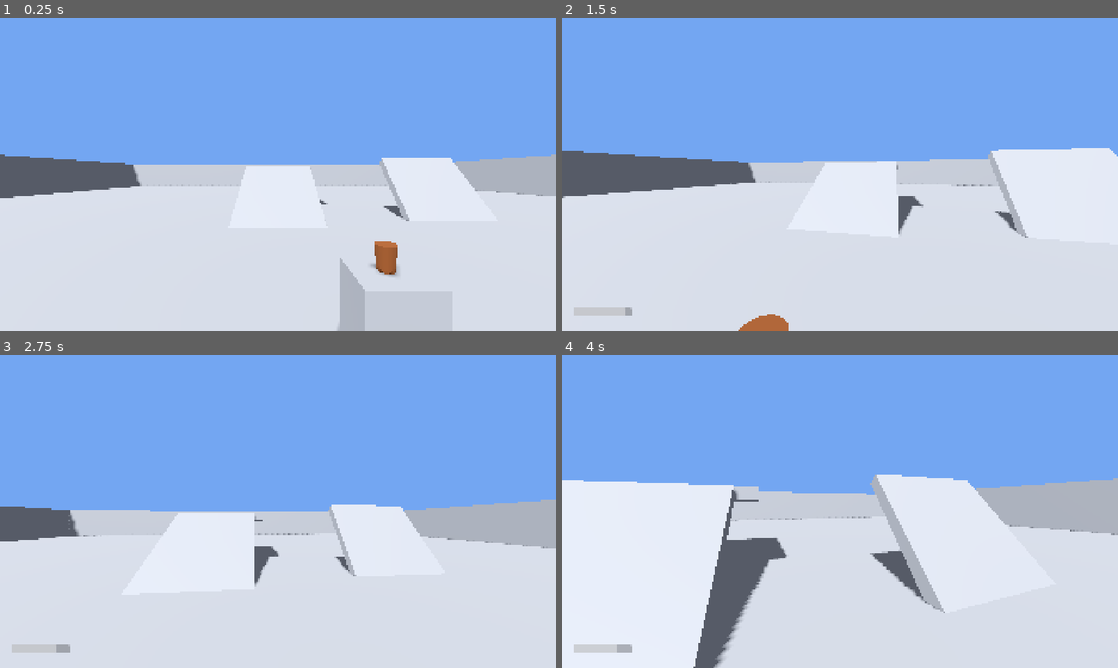
Above: before the commit, frames 1-4 (two rows, left to right).
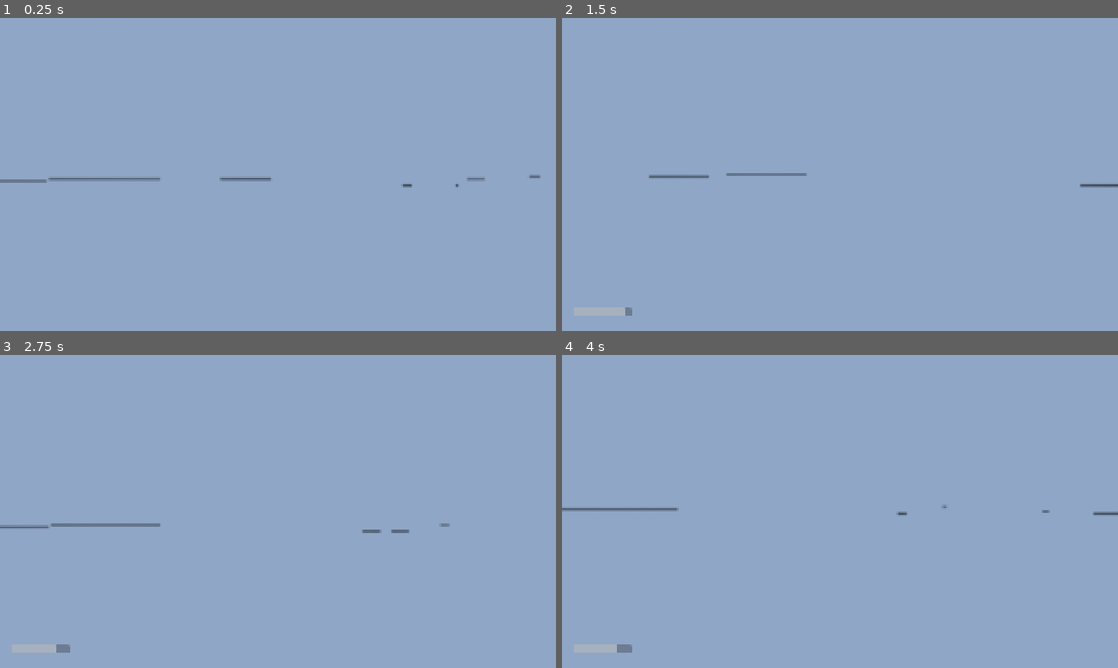
Above: after the commit, the same moments.

Repository: joseamaya/memorias-del-peru
Game: Godot game, scene res://campaigns/01_pachacutec/scenes/world/mundo_base.tscn
Same seed, same stepped clock (60 frames per second), same inputs: the game is played once before the commit and once after it. Before the commit the project starts from res://tests/scenes/player_sandbox.tscn.
Inputs (mouse positions are in pixels of both pictures, inside the frame that each line leads up to):
- Up to frame 1 (0.25 s): no input
- Up to frame 2 (1.5 s): tap Enter at 0.5 s; move the mouse to (867, 174) at 0.52 s; hold Shift (run) 0.53-1.28 s; hold W (move_forward) from 0.53 s (still down); tap Space (jump) at 0.77 s; move the mouse to (812, 174) at 1.27 s; tap E (interact) at 1.35 s
- Up to frame 3 (2.75 s): keep holding W (move_forward); tap Space (jump) at 1.52 s; tap Shift (run) at 1.55 s; move the mouse to (289, 505) at 2.02 s; hold Shift (run) from 2.03 s (still down)
- Up to frame 4 (4 s): keep holding W (move_forward); move the mouse to (834, 517) at 2.77 s; release Shift (run) at 2.78 s; tap Shift (run) at 2.85, 3.8 s; tap Space (jump) at 3.02, 3.77 s; move the mouse to (878, 514) at 3.52 s; hold E (interact) from 3.53 s (still down)

The runs differ from the first frame. In frame 1, 100% of the frame differs, in the area x 0-100%, y 0-100%; in frame 2, 100%; in frame 3, 100%; in frame 4, 100%.

Commit message:
core(world): añade mundo base, perfiles gráficos y métricas

Diff:
--- /dev/null
+++ b/campaigns/01_pachacutec/scenes/world/mundo_base.tscn
@@ -0,0 +1,63 @@
+[gd_scene load_steps=8 format=3]
+
+[ext_resource type="PackedScene" path="res://core/player/player_fps.tscn" id="1_player"]
+[ext_resource type="PackedScene" path="res://core/ui/hud.tscn" id="2_hud"]
+[ext_resource type="Script" path="res://campaigns/01_pachacutec/scripts/world/mundo_base.gd" id="3_world"]
+[ext_resource type="Script" path="res://core/systems/graphics/environment_quality_controller.gd" id="4_controller"]
+
+[sub_resource type="PhysicalSkyMaterial" id="PhysicalSkyMaterial_world"]
+rayleigh_coefficient = 1.5
+rayleigh_color = Color(0.32, 0.52, 0.9, 1)
+mie_coefficient = 0.003
+mie_eccentricity = 0.8
+mie_color = Color(0.85, 0.75, 0.65, 1)
+turbidity = 2.0
+sun_disk_scale = 1.0
+ground_color = Color(0.18, 0.16, 0.13, 1)
+energy_multiplier = 1.0
+
+[sub_resource type="Sky" id="Sky_world"]
+sky_material = SubResource("PhysicalSkyMaterial_world")
+
+[sub_resource type="Environment" id="Environment_world"]
+background_mode = 2
+sky = SubResource("Sky_world")
+ambient_light_source = 3
+reflected_light_source = 2
+fog_enabled = true
+fog_light_color = Color(0.62, 0.72, 0.86, 1)
+fog_light_energy = 0.8
+fog_density = 0.004
+fog_height = 0.0
+fog_height_density = 0.05
+
+[node name="MundoBase" type="Node3D"]
+script = ExtResource("3_world")
+
+[node name="WorldEnvironment" type="WorldEnvironment" parent="."]
+environment = SubResource("Environment_world")
+
+[node name="Inti" type="DirectionalLight3D" parent="."]
+rotation_degrees = Vector3(-12, -35, 0)
+light_color = Color(1, 0.86, 0.7, 1)
+light_energy = 1.2
+shadow_enabled = true
+directional_shadow_mode = 2
+directional_shadow_max_distance = 40.0
+
+[node name="Terrain" type="Node3D" parent="."]
+
+[node name="PlayerSpawn" type="Marker3D" parent="."]
+position = Vector3(0, 0.05, 0)
+
+[node name="EnvironmentAudio" type="Node3D" parent="."]
+
+[node name="EnvironmentQualityController" type="Node" parent="."]
+script = ExtResource("4_controller")
+
+[node name="PlayerFPS" parent="." instance=ExtResource("1_player")]
+position = Vector3(0, 0.05, 0)
+
+[node name="UILayer" type="CanvasLayer" parent="."]
+
+[node name="HUD" parent="UILayer" instance=ExtResource("2_hud")]
--- /dev/null
+++ b/campaigns/01_pachacutec/scripts/world/mundo_base.gd
@@ -0,0 +1,85 @@
+extends Node3D
+## Mundo base de la campaña 01.
+##
+## Compone el entorno atmosférico, el terreno procedural, el jugador y el HUD.
+## El terreno se genera en tiempo de ejecución para no depender de una herramienta
+## de modelado externa en esta fase.
+
+const TERRAIN_SIZE: float = 150.0
+const TERRAIN_RESOLUTION: int = 64
+const DEBUG_PROFILE_KEY: Key = KEY_F2
+
+@onready var world_environment: WorldEnvironment = $WorldEnvironment
+@onready var sun: DirectionalLight3D = $Inti
+@onready var terrain: Node3D = $Terrain
+@onready var player_spawn: Marker3D = $PlayerSpawn
+@onready var player: PlayerFPS = $PlayerFPS
+@onready var hud: PlayerHud = $UILayer/HUD
+@onready var environment_controller: EnvironmentQualityController = $EnvironmentQualityController
+
+
+func _ready() -> void:
+	_build_terrain()
+	player.global_position = player_spawn.global_position
+	hud.bind(player, player.stamina)
+	environment_controller.bind(world_environment, sun)
+
+
+func _unhandled_input(event: InputEvent) -> void:
+	if not OS.is_debug_build():
+		return
+	if not (event is InputEventKey):
+		return
+	var key_event: InputEventKey = event as InputEventKey
+	if key_event.pressed and not key_event.echo and key_event.keycode == DEBUG_PROFILE_KEY:
+		GraphicsSettings.cycle_profile()
+		get_viewport().set_input_as_handled()
+
+
+func _build_terrain() -> void:
+	var surface: SurfaceTool = SurfaceTool.new()
+	surface.begin(Mesh.PRIMITIVE_TRIANGLES)
+	var step: float = TERRAIN_SIZE / float(TERRAIN_RESOLUTION)
+	var half: float = TERRAIN_SIZE * 0.5
+	for zi: int in range(TERRAIN_RESOLUTION):
+		for xi: int in range(TERRAIN_RESOLUTION):
+			var x0: float = -half + step * float(xi)
+			var z0: float = -half + step * float(zi)
+			var x1: float = x0 + step
+			var z1: float = z0 + step
+			var p00: Vector3 = Vector3(x0, _height_at(x0, z0), z0)
+			var p10: Vector3 = Vector3(x1, _height_at(x1, z0), z0)
+			var p01: Vector3 = Vector3(x0, _height_at(x0, z1), z1)
+			var p11: Vector3 = Vector3(x1, _height_at(x1, z1), z1)
+			surface.add_vertex(p00)
+			surface.add_vertex(p11)
+			surface.add_vertex(p10)
+			surface.add_vertex(p00)
+			surface.add_vertex(p01)
+			surface.add_vertex(p11)
+	surface.generate_normals()
+	var mesh: ArrayMesh = surface.commit()
+	var material: StandardMaterial3D = StandardMaterial3D.new()
+	material.albedo_color = Color(0.35, 0.4, 0.22, 1.0)
+	material.roughness = 1.0
+	var mesh_instance: MeshInstance3D = MeshInstance3D.new()
+	mesh_instance.name = "TerrainMesh"
+	mesh_instance.mesh = mesh
+	mesh_instance.material_override = material
+	terrain.add_child(mesh_instance)
+	var body: StaticBody3D = StaticBody3D.new()
+	body.name = "TerrainBody"
+	body.collision_layer = 1
+	body.collision_mask = 0
+	var collision: CollisionShape3D = CollisionShape3D.new()
+	collision.name = "TerrainCollision"
+	collision.shape = mesh.create_trimesh_shape()
+	body.add_child(collision)
+	terrain.add_child(body)
+
+
+func _height_at(x: float, z: float) -> float:
+	var distance: float = Vector2(x, z).length()
+	var blend: float = clampf((distance - 20.0) / 30.0, 0.0, 1.0)
+	var height: float = 0.7 * sin(x * 0.06) * cos(z * 0.07) + 0.3 * sin((x + z) * 0.11)
+	return height * blend
--- /dev/null
+++ b/core/systems/graphics/environment_quality_controller.gd
@@ -0,0 +1,36 @@
+class_name EnvironmentQualityController
+extends Node
+## Aplica el perfil gráfico al Environment y al sol de una escena de mundo.
+##
+## Core no conoce las escenas de campaña: el script del mundo le pasa sus nodos
+## mediante [method bind].
+
+@export var world_environment: WorldEnvironment
+@export var sun: DirectionalLight3D
+
+
+func _ready() -> void:
+	if GraphicsSettings != null:
+		GraphicsSettings.profile_changed.connect(_on_profile_changed)
+		_on_profile_changed(GraphicsSettings.get_active_profile())
+
+
+## Asigna los nodos del mundo y aplica el perfil activo.
+func bind(world_environment_node: WorldEnvironment, sun_node: DirectionalLight3D) -> void:
+	world_environment = world_environment_node
+	sun = sun_node
+	if is_node_ready() and GraphicsSettings != null:
+		_on_profile_changed(GraphicsSettings.get_active_profile())
+
+
+func _on_profile_changed(profile: GraphicsProfile) -> void:
+	if profile == null or world_environment == null:
+		return
+	var environment: Environment = world_environment.environment
+	if environment != null:
+		environment.volumetric_fog_enabled = profile.volumetric_fog_enabled
+		environment.ssao_enabled = profile.ssao_enabled
+		environment.ssil_enabled = profile.ssil_enabled
+		environment.sdfgi_enabled = profile.sdfgi_enabled
+	if sun != null:
+		sun.directional_shadow_max_distance = profile.shadow_distance
--- /dev/null
+++ b/core/systems/graphics/graphics_profile.gd
@@ -0,0 +1,16 @@
+class_name GraphicsProfile
+extends Resource
+## Perfil de calidad gráfica.
+##
+## Los valores los aplica GraphicsSettings a nivel global y
+## EnvironmentQualityController a cada mundo.
+
+@export var profile_name: String = "Bajo"
+@export var volumetric_fog_enabled: bool = false
+@export var ssao_enabled: bool = false
+@export var ssil_enabled: bool = false
+@export var sdfgi_enabled: bool = false
+@export var shadow_distance: float = 40.0
+@export var render_scale: float = 0.75
+@export var msaa_3d: Viewport.MSAA = Viewport.MSAA_DISABLED
+@export var screen_space_aa: Viewport.ScreenSpaceAA = Viewport.SCREEN_SPACE_AA_FXAA
--- /dev/null
+++ b/core/systems/graphics/graphics_settings.gd
@@ -0,0 +1,75 @@
+class_name GraphicsSettingsService
+extends Node
+## Autoload de perfiles gráficos.
+##
+## Carga los perfiles, aplica los ajustes globales de Viewport y notifica a los
+## controladores de cada mundo mediante [signal profile_changed].
+
+signal profile_changed(profile: GraphicsProfile)
+
+const PROFILE_PATHS: Array[String] = [
+	"res://core/systems/graphics/profiles/low.tres",
+	"res://core/systems/graphics/profiles/medium.tres",
+	"res://core/systems/graphics/profiles/high.tres",
+	"res://core/systems/graphics/profiles/ultra.tres",
+]
+
+var _profiles: Array[GraphicsProfile] = []
+var _active_index: int = 0
+
+
+func _ready() -> void:
+	for path: String in PROFILE_PATHS:
+		var profile: GraphicsProfile = load(path) as GraphicsProfile
+		if profile != null:
+			_profiles.append(profile)
+	if not _profiles.is_empty():
+		set_profile_by_index(0)
+
+
+## Devuelve el perfil activo, o null si no hay perfiles cargados.
+func get_active_profile() -> GraphicsProfile:
+	if _profiles.is_empty():
+		return null
+	return _profiles[_active_index]
+
+
+## Devuelve el índice del perfil activo.
+func get_active_index() -> int:
+	return _active_index
+
+
+## Aplica un perfil concreto y emite la señal.
+func set_profile(profile: GraphicsProfile) -> void:
+	if profile == null:
+		return
+	var index: int = _profiles.find(profile)
+	if index < 0:
+		_profiles.append(profile)
+		index = _profiles.size() - 1
+	_apply(profile, index)
+
+
+## Aplica el perfil por índice.
+func set_profile_by_index(index: int) -> void:
+	if _profiles.is_empty():
+		return
+	var safe_index: int = clampi(index, 0, _profiles.size() - 1)
+	_apply(_profiles[safe_index], safe_index)
+
+
+## Pasa al siguiente perfil de la lista.
+func cycle_profile() -> void:
+	if _profiles.is_empty():
+		return
+	set_profile_by_index((_active_index + 1) % _profiles.size())
+
+
+func _apply(profile: GraphicsProfile, index: int) -> void:
+	_active_index = index
+	var viewport: Viewport = get_viewport()
+	if viewport != null:
+		viewport.scaling_3d_scale = profile.render_scale
+		viewport.msaa_3d = profile.msaa_3d
+		viewport.screen_space_aa = profile.screen_space_aa
+	profile_changed.emit(profile)
--- /dev/null
+++ b/core/systems/graphics/profiles/high.tres
@@ -0,0 +1,15 @@
+[gd_resource type="Resource" script_class="GraphicsProfile" load_steps=2 format=3]
+
+[ext_resource type="Script" path="res://core/systems/graphics/graphics_profile.gd" id="1_profile"]
+
+[resource]
+script = ExtResource("1_profile")
+profile_name = "Alto"
+volumetric_fog_enabled = true
+ssao_enabled = true
+ssil_enabled = true
+sdfgi_enabled = false
+shadow_distance = 90.0
+render_scale = 1.0
+msaa_3d = 2
+screen_space_aa = 1
--- /dev/null
+++ b/core/systems/graphics/profiles/low.tres
@@ -0,0 +1,15 @@
+[gd_resource type="Resource" script_class="GraphicsProfile" load_steps=2 format=3]
+
+[ext_resource type="Script" path="res://core/systems/graphics/graphics_profile.gd" id="1_profile"]
+
+[resource]
+script = ExtResource("1_profile")
+profile_name = "Bajo"
+volumetric_fog_enabled = false
+ssao_enabled = false
+ssil_enabled = false
+sdfgi_enabled = false
+shadow_distance = 40.0
+render_scale = 0.75
+msaa_3d = 0
+screen_space_aa = 1
--- /dev/null
+++ b/core/systems/graphics/profiles/medium.tres
@@ -0,0 +1,15 @@
+[gd_resource type="Resource" script_class="GraphicsProfile" load_steps=2 format=3]
+
+[ext_resource type="Script" path="res://core/systems/graphics/graphics_profile.gd" id="1_profile"]
+
+[resource]
+script = ExtResource("1_profile")
+profile_name = "Medio"
+volumetric_fog_enabled = false
+ssao_enabled = true
+ssil_enabled = false
+sdfgi_enabled = false
+shadow_distance = 60.0
+render_scale = 1.0
+msaa_3d = 1
+screen_space_aa = 1
--- /dev/null
+++ b/core/systems/graphics/profiles/ultra.tres
@@ -0,0 +1,15 @@
+[gd_resource type="Resource" script_class="GraphicsProfile" load_steps=2 format=3]
+
+[ext_resource type="Script" path="res://core/systems/graphics/graphics_profile.gd" id="1_profile"]
+
+[resource]
+script = ExtResource("1_profile")
+profile_name = "Ultra"
+volumetric_fog_enabled = true
+ssao_enabled = true
+ssil_enabled = true
+sdfgi_enabled = true
+shadow_distance = 120.0
+render_scale = 1.0
+msaa_3d = 2
+screen_space_aa = 1
--- a/project.godot
+++ b/project.godot
@@ -11,13 +11,14 @@
 [application]
 
 config/name="Memorias del Perú"
-run/main_scene="res://tests/scenes/player_sandbox.tscn"
+run/main_scene="res://campaigns/01_pachacutec/scenes/world/mundo_base.tscn"
 config/features=PackedStringArray("4.7", "Forward Plus")
 
 [autoload]
 
 GameManager="*res://core/autoload/game_manager.gd"
 AudioManager="*res://core/autoload/audio_manager.gd"
+GraphicsSettings="*res://core/systems/graphics/graphics_settings.gd"
 
 [debug]
 
--- /dev/null
+++ b/tests/measure_performance.gd
@@ -0,0 +1,68 @@
+extends SceneTree
+## Medición de rendimiento del mundo base.
+##
+## Uso: godot --path . --script res://tests/measure_performance.gd
+##
+## Carga el mundo, descarta un periodo de calentamiento y mide el FPS medio y el
+## percentil 1 % a partir de los tiempos de frame. No forma parte del juego.
+
+const WARMUP_MS: int = 3000
+const MEASURE_MS: int = 8000
+
+var _start_ms: int = 0
+var _last_ms: int = 0
+var _frame_times: Array[float] = []
+var _load_ms: int = 0
+
+
+func _initialize() -> void:
+	var load_start: int = Time.get_ticks_msec()
+	var packed: PackedScene = load("res://campaigns/01_pachacutec/scenes/world/mundo_base.tscn") as PackedScene
+	var world: Node = packed.instantiate()
+	root.add_child(world)
+	_load_ms = Time.get_ticks_msec() - load_start
+	_start_ms = Time.get_ticks_msec()
+	_last_ms = _start_ms
+	process_frame.connect(_on_frame)
+
+
+func _on_frame() -> void:
+	var now: int = Time.get_ticks_msec()
+	var delta_ms: int = now - _last_ms
+	_last_ms = now
+	var elapsed_ms: int = now - _start_ms
+	if elapsed_ms < WARMUP_MS:
+		return
+	if delta_ms > 0:
+		_frame_times.append(float(delta_ms))
+	if elapsed_ms >= WARMUP_MS + MEASURE_MS:
+		_finish()
+
+
+func _finish() -> void:
+	var count: int = _frame_times.size()
+	if count == 0:
+		printerr("Sin muestras de rendimiento")
+		quit(1)
+		return
+	var total_ms: float = 0.0
+	for frame_ms: float in _frame_times:
+		total_ms += frame_ms
+	var average_ms: float = total_ms / float(count)
+	var average_fps: float = 1000.0 / average_ms
+	var sorted: Array[float] = _frame_times.duplicate()
+	sorted.sort()
+	var p99_index: int = clampi(int(float(count - 1) * 0.99), 0, count - 1)
+	var p99_ms: float = sorted[p99_index]
+	var low_fps: float = 1000.0 / p99_ms
+	var draw_calls: float = Performance.get_monitor(Performance.RENDER_TOTAL_DRAW_CALLS_IN_FRAME)
+	var video_mem: float = Performance.get_monitor(Performance.RENDER_VIDEO_MEM_USED)
+	print("FRAMES=", count)
+	print("FPS_MEDIO=", average_fps)
+	print("FPS_P1=", low_fps)
+	print("FRAME_MEDIO_MS=", average_ms)
+	print("FRAME_P99_MS=", p99_ms)
+	print("DRAW_CALLS=", draw_calls)
+	print("VIDEO_MEM_MB=", video_mem / (1024.0 * 1024.0))
+	print("LOAD_MS=", _load_ms)
+	quit(0)
--- /dev/null
+++ b/tests/test_environment_quality_controller.gd
@@ -0,0 +1,30 @@
+extends RefCounted
+## Comprueba que el controlador aplica el perfil al Environment.
+
+
+func test_environment_quality_controller() -> bool:
+	var tree: SceneTree = Engine.get_main_loop() as SceneTree
+	if tree == null:
+		return false
+	var packed: PackedScene = load("res://campaigns/01_pachacutec/scenes/world/mundo_base.tscn") as PackedScene
+	if packed == null:
+		return false
+	var world: Node = packed.instantiate()
+	tree.root.add_child(world)
+	var world_environment: WorldEnvironment = world.get_node_or_null("WorldEnvironment") as WorldEnvironment
+	var settings: GraphicsSettingsService = GraphicsSettings
+	var ultra: GraphicsProfile = load("res://core/systems/graphics/profiles/ultra.tres") as GraphicsProfile
+	if world_environment == null or settings == null or ultra == null:
+		world.free()
+		return false
+	var environment: Environment = world_environment.environment
+	settings.set_profile(ultra)
+	var ok: bool = (
+		environment != null
+		and environment.volumetric_fog_enabled
+		and environment.ssao_enabled
+		and environment.sdfgi_enabled
+	)
+	settings.set_profile_by_index(0)
+	world.free()
+	return ok
--- /dev/null
+++ b/tests/test_graphics_profiles_load.gd
@@ -0,0 +1,26 @@
+extends RefCounted
+## Comprueba que los cuatro perfiles cargan con sus valores clave.
+
+const LOW: String = "res://core/systems/graphics/profiles/low.tres"
+const MEDIUM: String = "res://core/systems/graphics/profiles/medium.tres"
+const HIGH: String = "res://core/systems/graphics/profiles/high.tres"
+const ULTRA: String = "res://core/systems/graphics/profiles/ultra.tres"
+
+
+func test_graphics_profiles_load() -> bool:
+	var low: GraphicsProfile = load(LOW) as GraphicsProfile
+	var medium: GraphicsProfile = load(MEDIUM) as GraphicsProfile
+	var high: GraphicsProfile = load(HIGH) as GraphicsProfile
+	var ultra: GraphicsProfile = load(ULTRA) as GraphicsProfile
+	if low == null or medium == null or high == null or ultra == null:
+		return false
+	return (
+		not low.volumetric_fog_enabled
+		and not medium.volumetric_fog_enabled
+		and high.volumetric_fog_enabled
+		and ultra.volumetric_fog_enabled
+		and not low.ssao_enabled
+		and medium.ssao_enabled
+		and high.ssao_enabled
+		and ultra.sdfgi_enabled
+	)
--- /dev/null
+++ b/tests/test_graphics_settings_apply.gd
@@ -0,0 +1,24 @@
+extends RefCounted
+## Comprueba que GraphicsSettings aplica perfiles y emite la señal.
+
+var _signals: int = 0
+
+
+func _on_profile_changed(_profile: GraphicsProfile) -> void:
+	_signals += 1
+
+
+func test_graphics_settings_apply() -> bool:
+	var settings: GraphicsSettingsService = GraphicsSettings
+	if settings == null:
+		return false
+	var low: GraphicsProfile = load("res://core/systems/graphics/profiles/low.tres") as GraphicsProfile
+	var high: GraphicsProfile = load("res://core/systems/graphics/profiles/high.tres") as GraphicsProfile
+	if low == null or high == null:
+		return false
+	settings.profile_changed.connect(_on_profile_changed)
+	settings.set_profile(high)
+	var ok: bool = settings.get_active_profile() == high and _signals >= 1
+	settings.set_profile(low)
+	settings.profile_changed.disconnect(_on_profile_changed)
+	return ok
--- /dev/null
+++ b/tests/test_main_scene_is_world.gd
@@ -0,0 +1,7 @@
+extends RefCounted
+## Comprueba que la escena principal es el mundo base.
+
+
+func test_main_scene_is_world() -> bool:
+	var main_scene: String = ProjectSettings.get_setting("application/run/main_scene")
+	return main_scene == "res://campaigns/01_pachacutec/scenes/world/mundo_base.tscn"
--- /dev/null
+++ b/tests/test_player_spawn.gd
@@ -0,0 +1,22 @@
+extends RefCounted
+## Comprueba que el jugador aparece en PlayerSpawn.
+
+
+func test_player_spawn() -> bool:
+	var tree: SceneTree = Engine.get_main_loop() as SceneTree
+	if tree == null:
+		return false
+	var packed: PackedScene = load("res://campaigns/01_pachacutec/scenes/world/mundo_base.tscn") as PackedScene
+	if packed == null:
+		return false
+	var world: Node = packed.instantiate()
+	tree.root.add_child(world)
+	var player: PlayerFPS = world.get_node_or_null("PlayerFPS") as PlayerFPS
+	var spawn: Marker3D = world.get_node_or_null("PlayerSpawn") as Marker3D
+	var ok: bool = (
+		player != null
+		and spawn != null
+		and player.global_position.is_equal_approx(spawn.global_position)
+	)
+	world.free()
+	return ok
--- /dev/null
+++ b/tests/test_sky_material.gd
@@ -0,0 +1,21 @@
+extends RefCounted
+## Comprueba que el entorno usa un cielo físico.
+
+
+func test_sky_material() -> bool:
+	var tree: SceneTree = Engine.get_main_loop() as SceneTree
+	if tree == null:
+		return false
+	var packed: PackedScene = load("res://campaigns/01_pachacutec/scenes/world/mundo_base.tscn") as PackedScene
+	if packed == null:
+		return false
+	var world: Node = packed.instantiate()
+	tree.root.add_child(world)
+	var world_environment: WorldEnvironment = world.get_node_or_null("WorldEnvironment") as WorldEnvironment
+	var ok: bool = false
+	if world_environment != null and world_environment.environment != null:
+		var environment: Environment = world_environment.environment
+		if environment.sky != null:
+			ok = environment.sky.sky_material is PhysicalSkyMaterial
+	world.free()
+	return ok
--- /dev/null
+++ b/tests/test_world_scene_loads.gd
@@ -0,0 +1,41 @@
+extends RefCounted
+## Comprueba la composición de la escena del mundo base.
+
+
+func test_world_scene_loads() -> bool:
+	var tree: SceneTree = Engine.get_main_loop() as SceneTree
+	if tree == null:
+		return false
+	var packed: PackedScene = load("res://campaigns/01_pachacutec/scenes/world/mundo_base.tscn") as PackedScene
+	if packed == null:
+		return false
+	var world: Node = packed.instantiate()
+	tree.root.add_child(world)
+	var world_environment: WorldEnvironment = world.get_node_or_null("WorldEnvironment") as WorldEnvironment
+	var sun: DirectionalLight3D = world.get_node_or_null("Inti") as DirectionalLight3D
+	var terrain: Node3D = world.get_node_or_null("Terrain") as Node3D
+	var spawn: Marker3D = world.get_node_or_null("PlayerSpawn") as Marker3D
+	var audio: Node3D = world.get_node_or_null("EnvironmentAudio") as Node3D
+	var player: PlayerFPS = world.get_node_or_null("PlayerFPS") as PlayerFPS
+	var hud: PlayerHud = world.get_node_or_null("UILayer/HUD") as PlayerHud
+	var controller: EnvironmentQualityController = world.get_node_or_null("EnvironmentQualityController") as EnvironmentQualityController
+	var terrain_mesh: MeshInstance3D = null
+	var terrain_body: StaticBody3D = null
+	if terrain != null:
+		terrain_mesh = terrain.get_node_or_null("TerrainMesh") as MeshInstance3D
+		terrain_body = terrain.get_node_or_null("TerrainBody") as StaticBody3D
+	var ok: bool = (
+		world_environment != null
+		and world_environment.environment != null
+		and sun != null
+		and terrain != null
+		and terrain_mesh != null
+		and terrain_body != null
+		and spawn != null
+		and audio != null
+		and player != null
+		and hud != null
+		and controller != null
+	)
+	world.free()
+	return ok
Not shown, added: campaigns/01_pachacutec/scripts/world/mundo_base.gd.uid
Not shown, added: core/systems/graphics/environment_quality_controller.gd.uid
Not shown, added: core/systems/graphics/graphics_profile.gd.uid
Not shown, added: core/systems/graphics/graphics_settings.gd.uid
Not shown, added: tests/measure_performance.gd.uid
Not shown, added: tests/test_environment_quality_controller.gd.uid
Not shown, added: tests/test_graphics_profiles_load.gd.uid
Not shown, added: tests/test_graphics_settings_apply.gd.uid
Not shown, added: tests/test_main_scene_is_world.gd.uid
Not shown, added: tests/test_player_spawn.gd.uid
Not shown, added: tests/test_sky_material.gd.uid
Not shown, added: tests/test_world_scene_loads.gd.uid
(and 2 more such lines)
